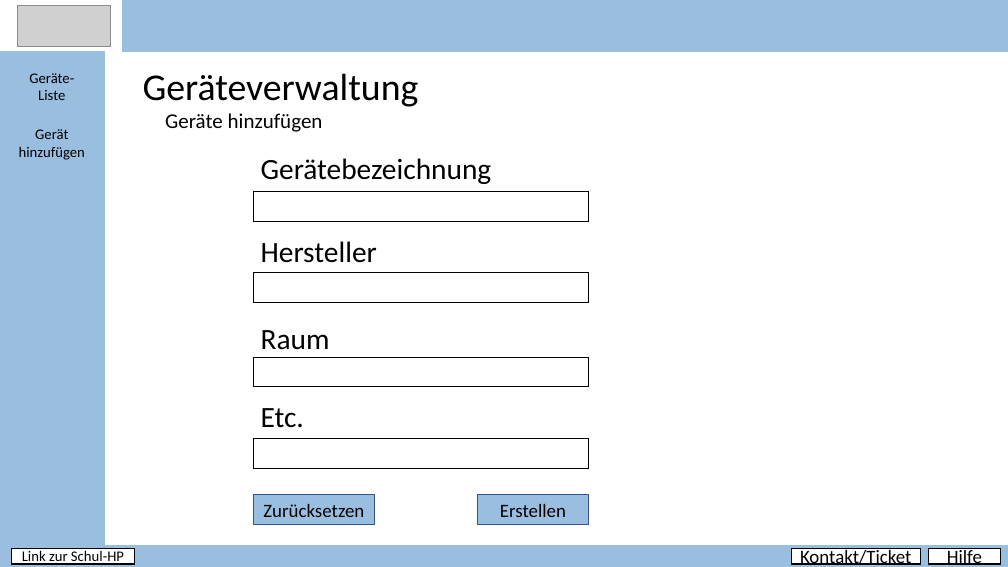
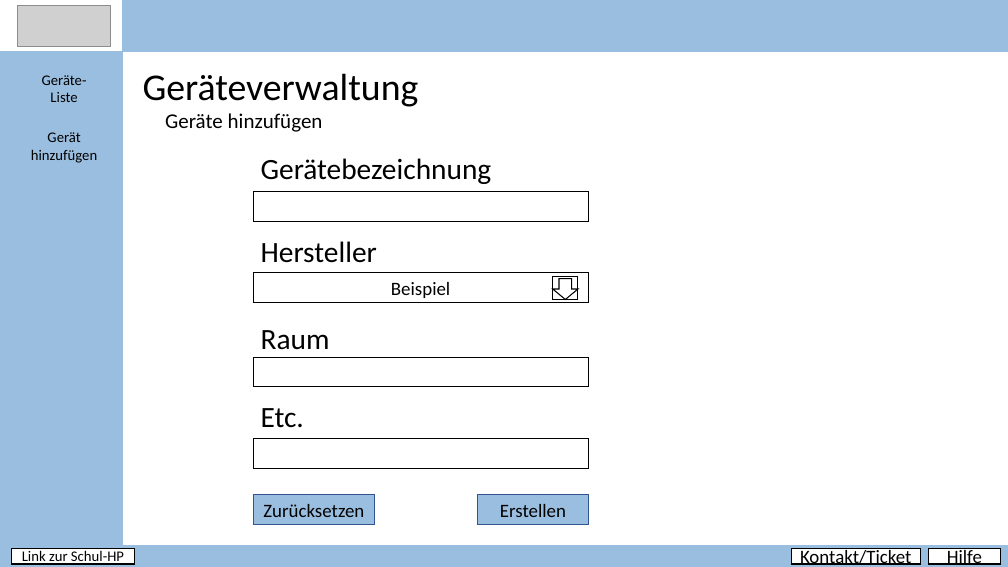
Before and after one commit to PapAnte/g2schoolproject, a slide deck: slide 8 of Layout.pptx (slide 9 before the commit). Drawn at 1008x567 pixels with LibreOffice and Linux fonts; fonts in the diff are those of the drawing; grey boxes stand for pictures. Boxes give left, top, right and bottom in pixels: in the first picture for what was removed or moved away, otherwise in the second. Text is boxed around its words. In the diff, an @@ line names an element or a change of style, - is before the commit and + after.

Commit message:
added layout for softwareinterface, supplierinterface, roominterface

```diff
--- a/Layout.pptx
+++ b/Layout.pptx
@@ rectangle: place and size @@
-rectangle at (0,51,104,545)
+rectangle at (0,51,123,545)
@@ text "Geräte-": place and size @@
-text "Geräte-" at (29,73,74,100)
+text "Geräte-" at (42,75,87,102)
@@ text "Gerät hinzufügen": place and size @@
-text "Gerät hinzufügen" at (19,129,85,160)
+text "Gerät hinzufügen" at (31,132,97,163)
@@ text in rectangle at (391,282,450,298): text added @@
+Beispiel
@@ rectangle added at (553,277,578,300), fill #FFFFFF, outline #000000 1 pt @@
@@ down arrow added at (553,278,578,299), fill #FFFFFF, outline #000000 1 pt @@
```
Also in this commit, not shown: 6 other slides changed, 9 slides added, 1 slide removed.
